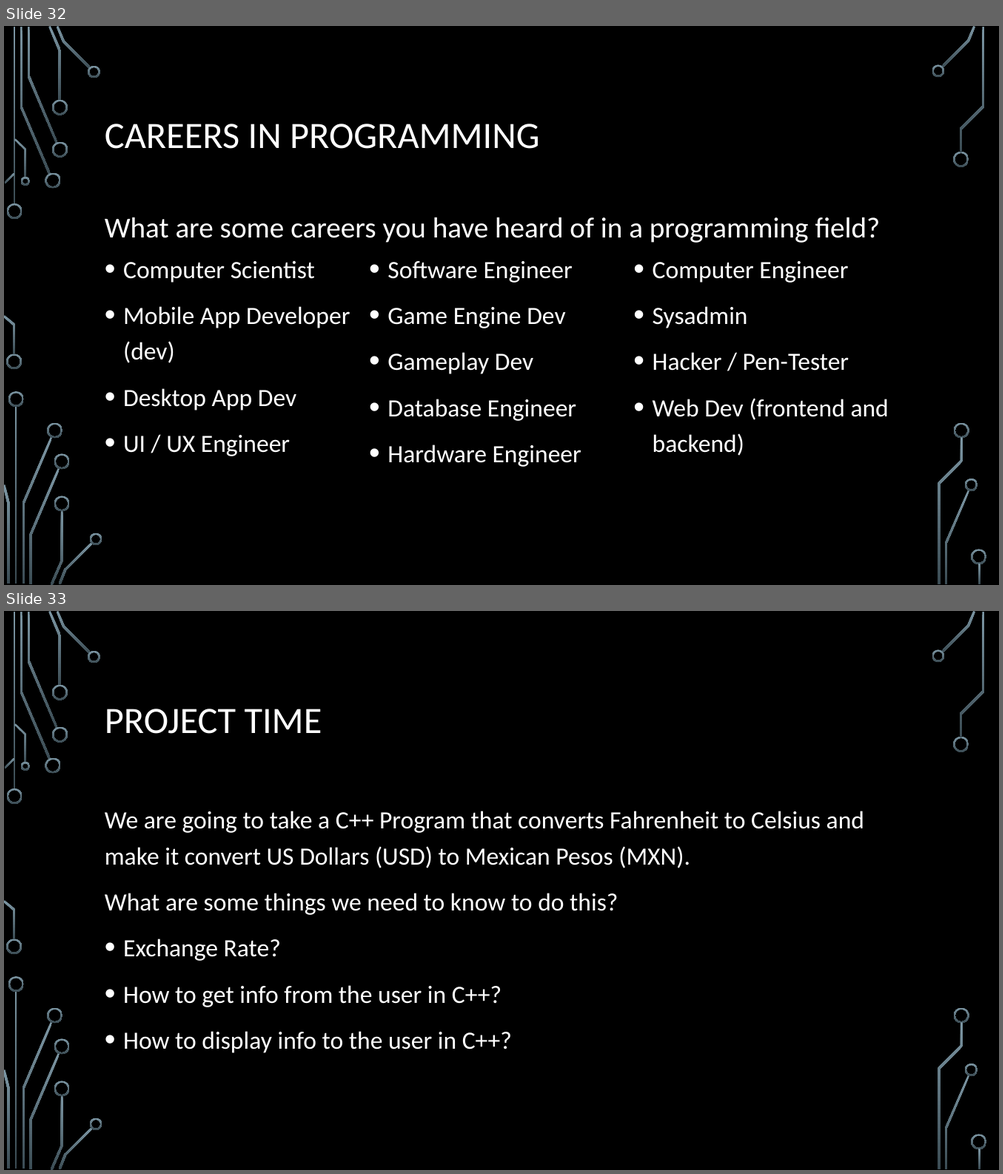
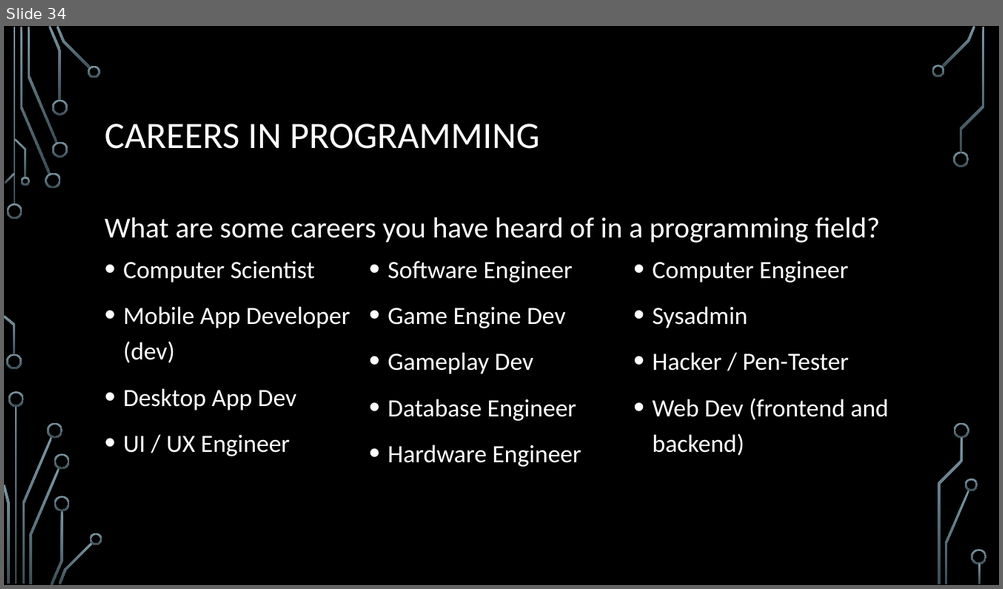
Before and after one commit to rbaker26/Programming-Merit-Badge, a slide deck: ProgrammingMB.pptx. Shown one above the other, each under a label of ours: slides 32 and 33 before the commit, slide 34 after it. The pictures are 1003x1174 and 1003x589 pixels, drawn with LibreOffice and Linux fonts; fonts in the diff are those of the drawing; background and template pictures are left out. Boxes give left, top, right and bottom in pixels: in the first picture for what was removed or moved away, otherwise in the second. Text is boxed around its words. In the diff, an @@ line names an element or a change of style, - is before the commit and + after.

```diff
--- a/ProgrammingMB.pptx
+++ b/ProgrammingMB.pptx
@@ slide 33 removed at (4, 611, 999, 1170), background picture (left out); not listed: 36 template elements that a slide beside it also shows @@
@@ title removed at (105, 709, 322, 734) @@
-PROJECT TIME
@@ text removed at (105, 811, 864, 1054) @@
-We are going to take a C++ Program that converts Fahrenheit to Celsius and make it convert US Dollars (USD) to Mexican Pesos (MXN).
-What are some things we need to know to do this?
-• Exchange Rate?
-• How to get info from the user in C++?
-• How to display info to the user in C++?
@@ what was slide 32 is now slide 34 @@
```
Also in this commit, not shown: 5 slides changed, 3 slides added, 1 other slide removed.
